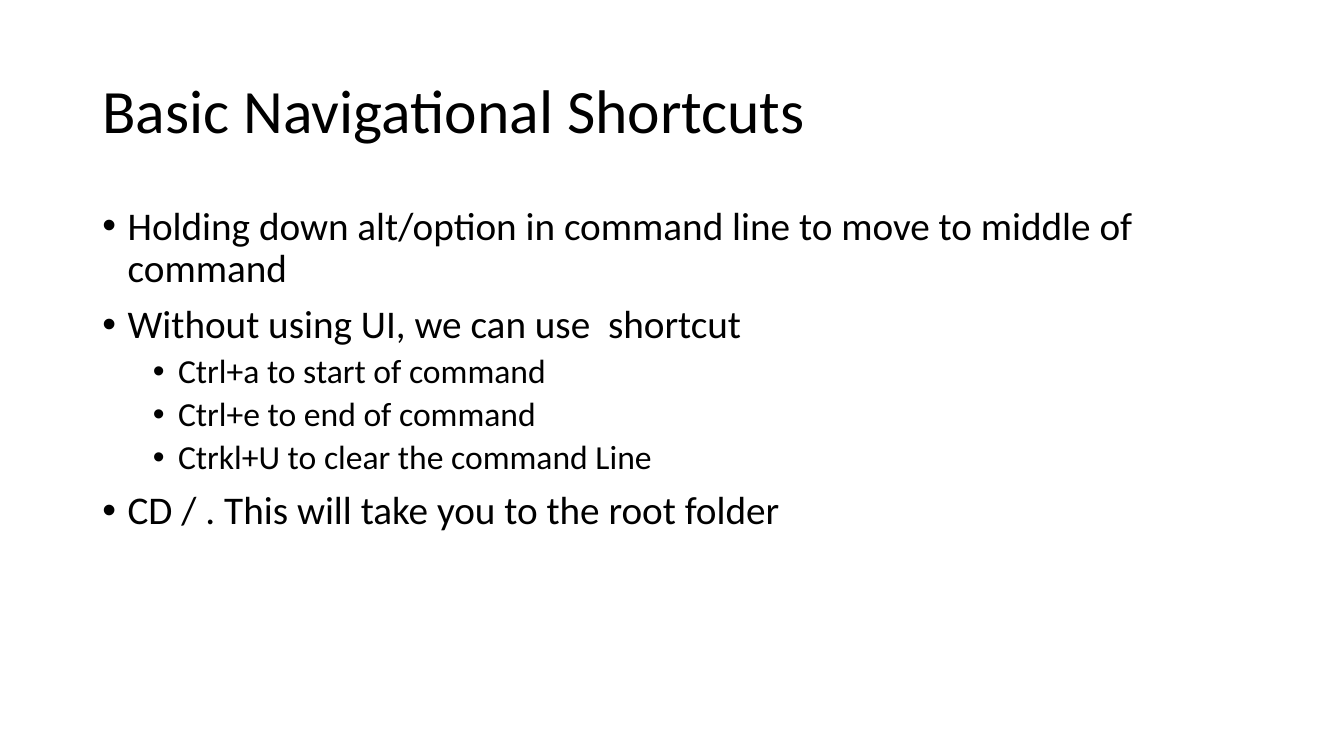
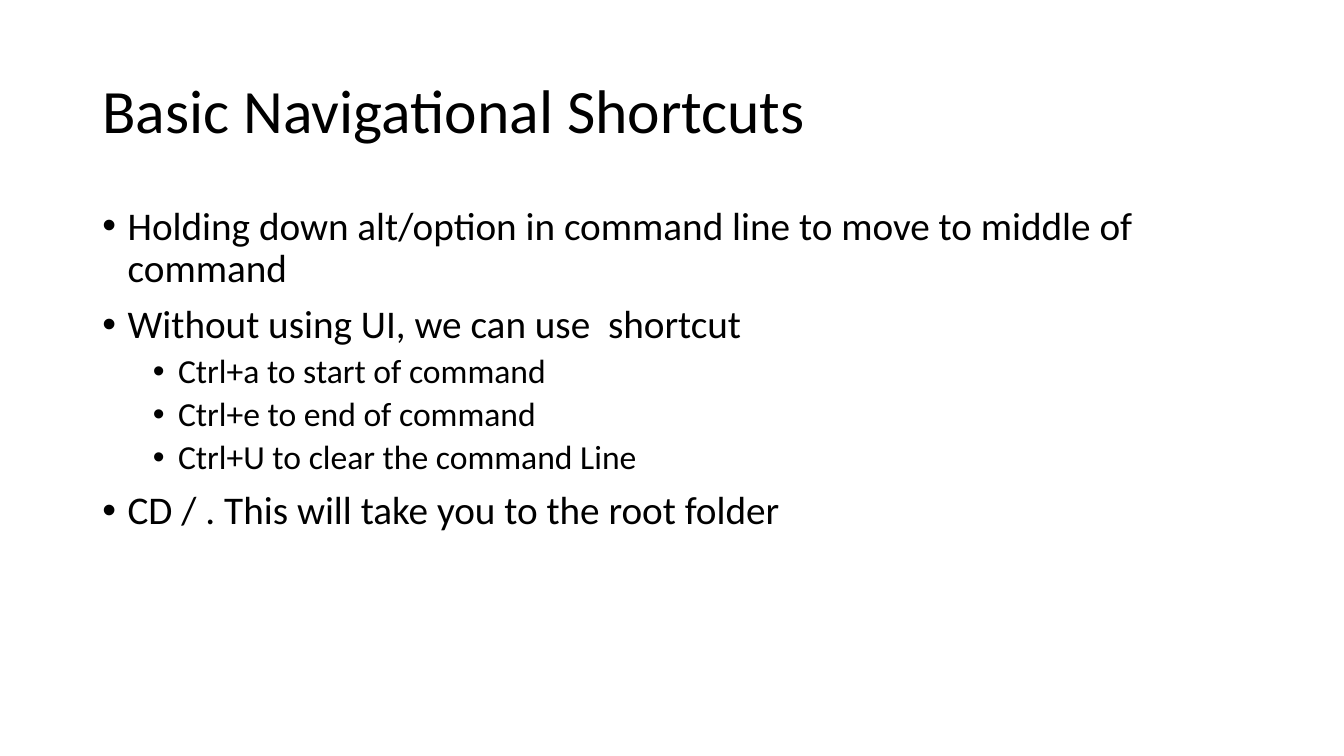
Before and after one commit to aroranishant8/WebDevelopment, a slide deck: slide 1 of Presentations/Section16_UnixCommandLineShortcut.pptx. Drawn at 1344x756 pixels with LibreOffice and Linux fonts; fonts in the diff are those of the drawing. Boxes give left, top, right and bottom in pixels: in the first picture for what was removed or moved away, otherwise in the second. Text is boxed around its words. In the diff, an @@ line names an element or a change of style, - is before the commit and + after.

```diff
--- a/Presentations/Section16_UnixCommandLineShortcut.pptx
+++ b/Presentations/Section16_UnixCommandLineShortcut.pptx
@@ text at <box>178,445,636,470</box>: text changed @@
-  • Ctrkl+U to clear the command Line
+  • Ctrl+U to clear the command Line
```
Also in this commit, not shown: 5 other files.
